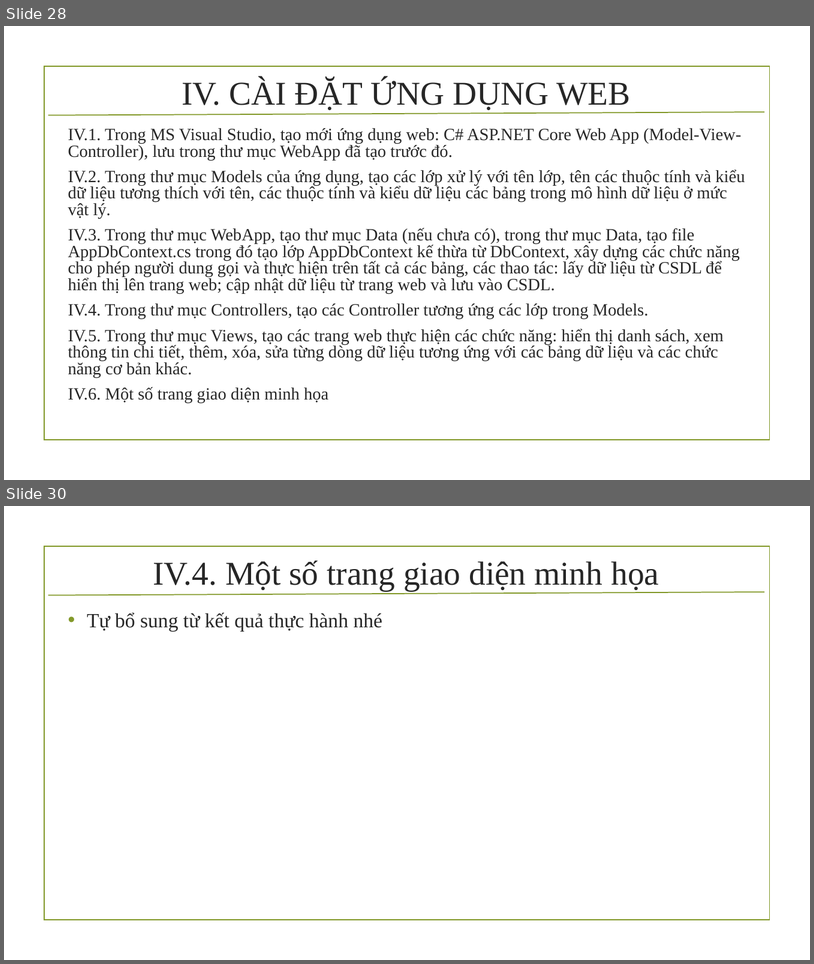
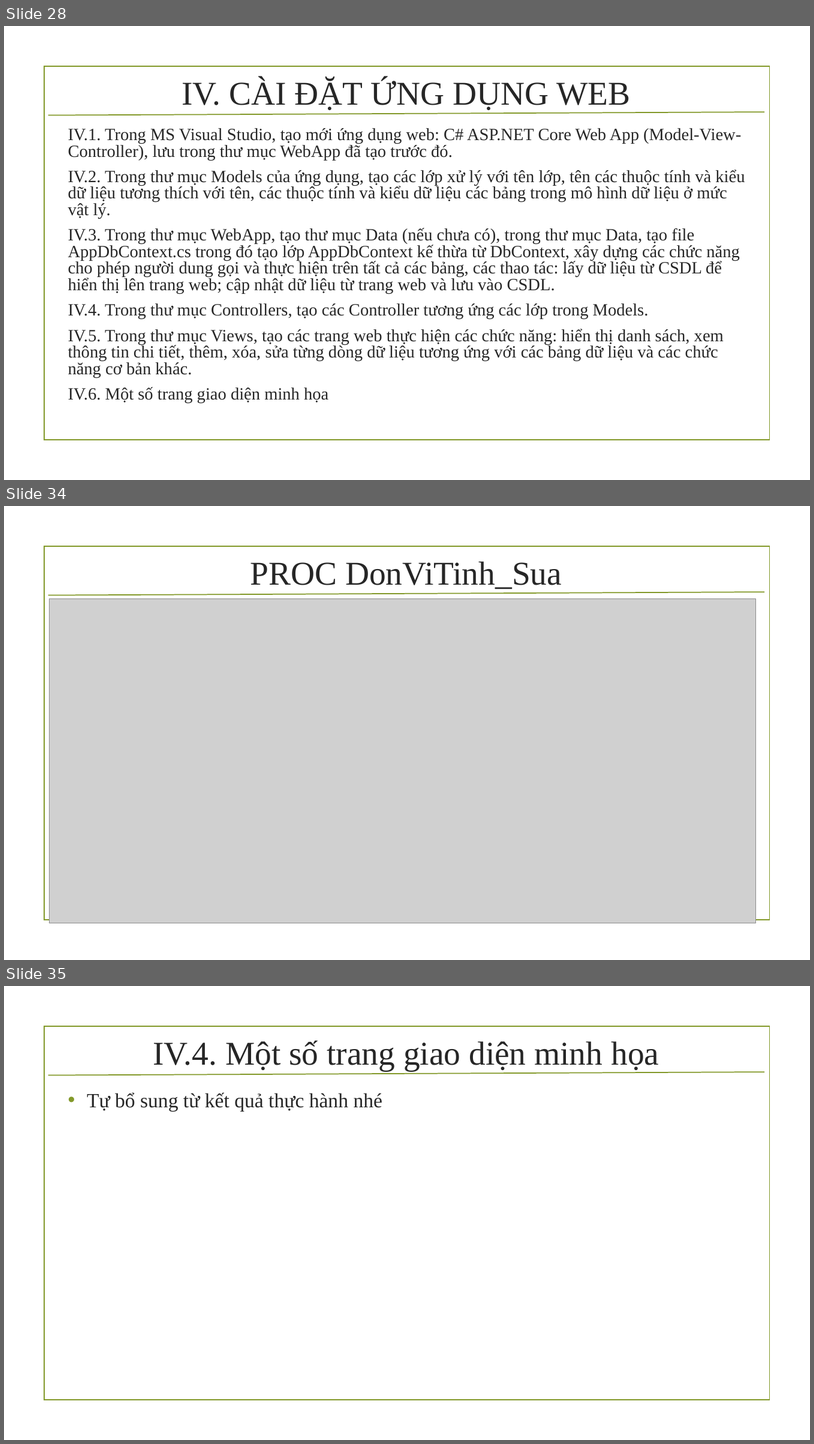
Before and after one commit to lehaiphat2006/PhatLeHai66132735, a slide deck: Data/pp.báo cáo.pptx. Shown one above the other, each under a label of ours: slides 28 and 30 before the commit, slides 28, 34 and 35 after it; the slides between them are not shown. The pictures are 814x964 and 814x1444 pixels, drawn with LibreOffice and Linux fonts; fonts in the diff are those of the drawing; grey boxes stand for pictures; background and template pictures are left out. Boxes give left, top, right and bottom in pixels: in the first picture for what was removed or moved away, otherwise in the second. Text is boxed around its words. In the diff, an @@ line names an element or a change of style, - is before the commit and + after.

```diff
--- a/Data/pp.báo cáo.pptx
+++ b/Data/pp.báo cáo.pptx
@@ slide 34 added at [4, 506, 810, 960], background picture (left out); not listed: 2 template elements that a slide beside it also shows @@
@@ title added at [251, 561, 562, 589], 39.6 pt, text #262626 @@
+PROC DonViTinh_Sua
@@ picture added at [50, 598, 756, 923] @@
@@ what was slide 30 is now slide 35 @@
```
Also in this commit, not shown: 1 slide changed, 4 other slides added, 31 other files.
